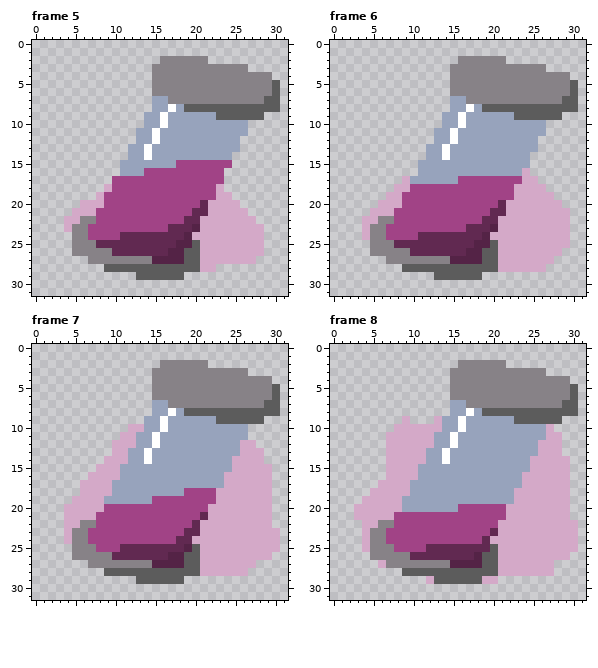
Two versions of one pixel-art file, assets/apples/juicev2.aseprite. The picture above is the old version.
32x32 pixels, 16 frames. Shown: frame 5, frame 6, frame 7, frame 8. The commit also changed other frames, which this record leaves out.
Once edited:
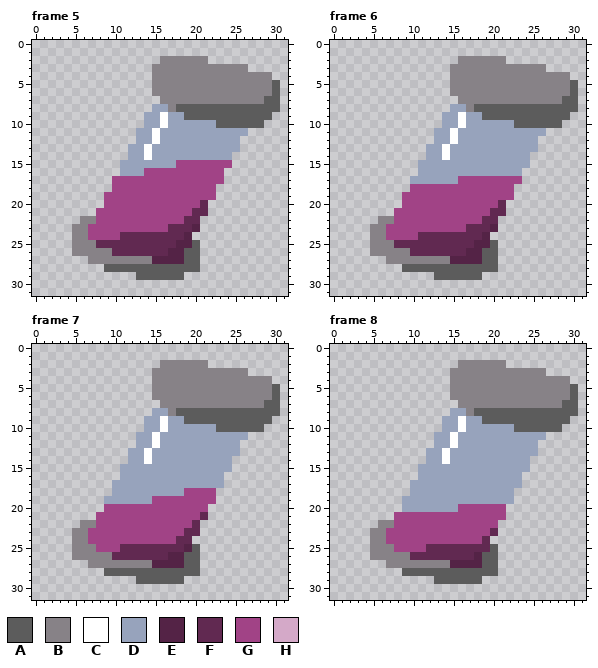
Palette (. is transparent): A #5c5c5c  B #878287  C #ffffff  D #97a3bc  E #542346  F #612951  G #a14386  H #d4a9c8
Change:
layer "spill" now hidden
Changed rows in their new state; - is an unchanged pixel.
Frame 5:
first column x 15:
 7 .B-------------
 8 --BA-----------
 9 ----AAAA------A
10 --------AAAAAA-
first column x 4:
18 -----.-------------.-----
19 ----.--------------..----
20 --...-------------....---
21 -...--------------.....--
22 ..---------------.......-
23 .----------------........
24 ----------------.........
25 -----------------........
26 -----------------........
27 -----------------.......-
28 -----------------..------
Frame 6:
first column x 15:
 7 .B-------------
 8 --BA-----------
 9 ----AAAA------A
10 --------AAAAAA-
first column x 4:
16 --------------------.-----
17 -----.--------------..----
18 ----..-------------....---
19 ---..--------------.....--
20 --...-------------.......-
21 -...--------------........
22 ..---------------.........
23 .----------------.........
24 .---------------..........
25 -----------------.........
26 -----------------........-
27 -----------------.......--
28 -----------------......---
Frame 7:
first column x 4:
 7 -----------.B--------------
 8 -------------BA------------
 9 ---------------AAAA------A-
10 --------..---------AAAAAA--
11 -------..------------------
12 ------...-------------..---
13 ------..--------------...--
14 -----...-------------....--
15 ----...--------------.....-
16 ---....-------------......-
17 --....--------------......-
18 --....-------------.......-
19 -....--------------.......-
20 .....-------------........-
21 ....--------------........-
22 ..---------------.........-
23 .----------------..........
24 .---------------...........
25 -----------------..........
26 -----------------.........-
27 -----------------.......---
28 -----------------......----
Frame 8:
first column x 3:
 7 ------------.B--------------
 8 --------------BA------------
 9 ------.---.-----AAAA------A-
10 -----......---------AAAAAA--
11 ----......--------------..--
12 ----......-------------...--
13 ----.....--------------...--
14 ----.....-------------.....-
15 ----....--------------.....-
16 ----....-------------......-
17 ---....--------------......-
18 --.....-------------.......-
19 -.....--------------.......-
20 ......-------------........-
21 .....--------------........-
22 -..---------------..........
23 -.----------------..........
24 -.---------------...........
25 -.----------------..........
26 ------------------.........-
27 ---.--------------.......---
28 ------------------.......---
29 ---------.------..----------
Pixel boxes of the changes (left, top, right, bottom) in both pictures:
changed: (152, 96, 272, 128)
erased: (64, 184, 112, 232)
erased: (192, 184, 264, 272)
changed: (450, 96, 570, 128)
erased: (490, 168, 570, 272)
erased: (362, 176, 410, 240)
changed: (64, 400, 280, 576)
changed: (354, 400, 578, 584)
